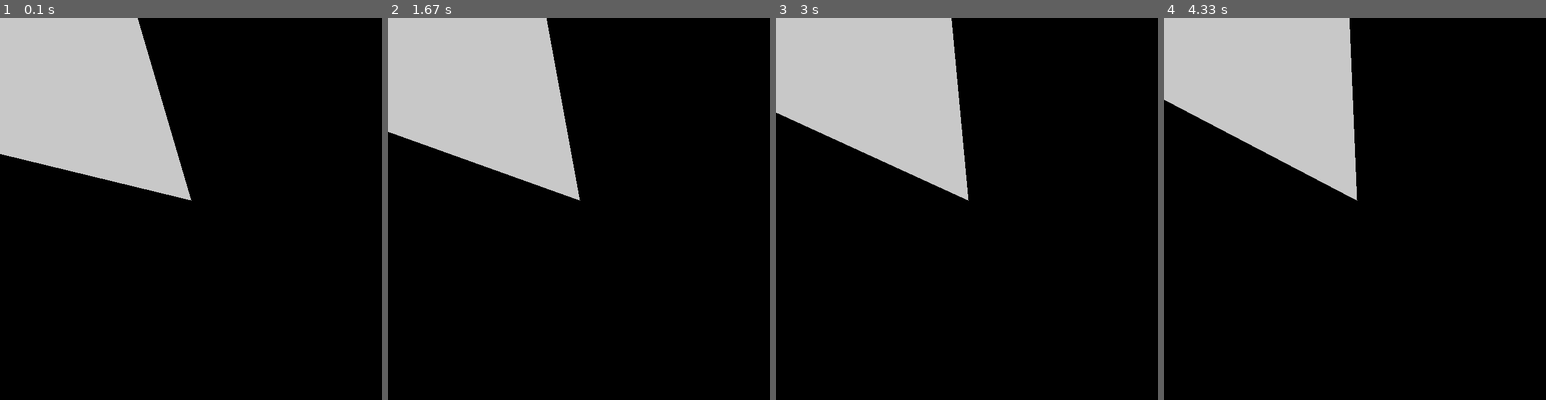
Above: before the commit, frames 1-4 (left to right).
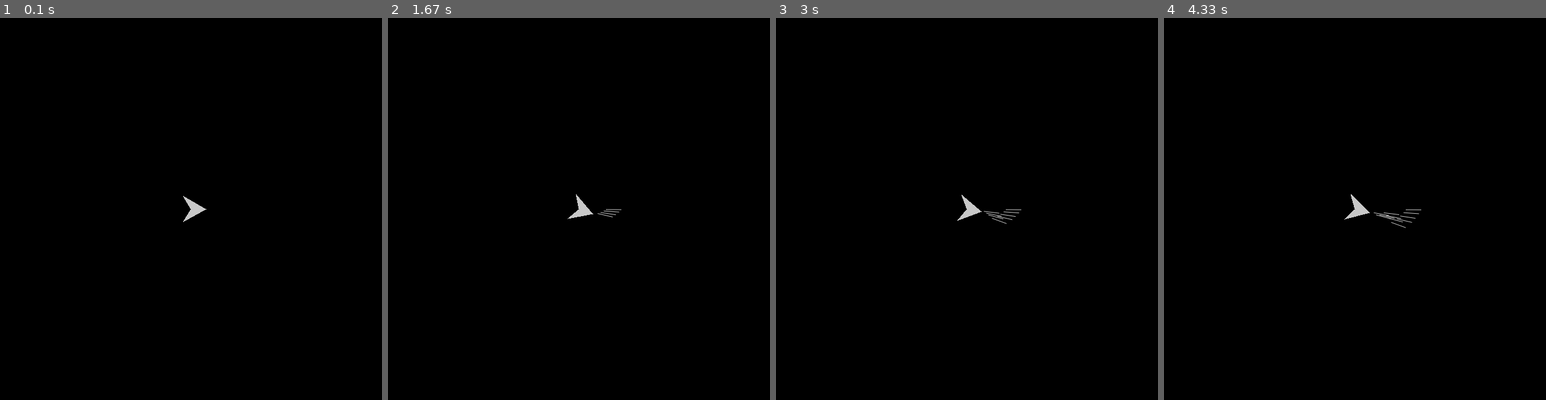
Above: after the commit, the same moments.

Repository: BaileyWaldorf/astroids-pygame
Game: pygame game, started from game.py
The game is run twice, just before and just after one commit, with the same random seed, the same clock (stepped at 60 frames per second) and the same inputs.
Inputs:
- Up to frame 1 (0.1 s): no input
- Up to frame 2 (1.67 s): hold Space 0.33-0.8 s; hold Right 0.33-0.8 s; hold Right 0.83-1.3 s; tap Space at 0.9, 1.2, 1.4 s; hold Right from 1.33 s (still down)
- Up to frame 3 (3 s): tap Space at 1.7, 1.9, 2.2, 2.47, 2.77, 2.9 s; release Right at 1.8 s; hold Left 1.83-2.37 s; hold Left 2.4-2.8 s; hold Right from 2.83 s (still down)
- Up to frame 4 (4.33 s): tap Space at 3.2, 3.57, 3.87, 4.07 s; release Right at 3.47 s; hold Left 3.5-3.97 s; hold Right from 4 s (still down)

The runs differ from the first frame. In frame 1, 18% of the frame differs, in the area x 0-55%, y 0-54%; in frame 2, 18%; in frame 3, 17%; in frame 4, 17%.

Commit message:
finished ship and bullets

Diff:
--- a/game.py
+++ b/game.py
@@ -1,4 +1,4 @@
-import pygame, sys, math
+import pygame, sys, math, os, sys, time
 
 class Spaceship():
 
@@ -8,40 +8,31 @@
             self.y = y
 
         def rotate(self, angle, Cx, Cy):
-            print(angle)
-            print("old x = ", (320 - self.x))
-            print("old y = ", (320 - self.y))
             newx = math.cos(math.radians(angle)) * (self.x - Cx) - math.sin(math.radians(angle)) * (self.y - Cy) + Cx
             newy = math.sin(math.radians(angle)) * (self.x - Cx) + math.cos(math.radians(angle)) * (self.y - Cy) + Cy
             self.x = newx
             self.y = newy
 
-            print("new x = ", (320 - newx))
-            print("new y = ", (320 - newy))
-
     def __init__(self, Cx, Cy):
         self.Cx = Cx
         self.Cy = Cy
+        self.points = []
+        self.bullets = []
         self.angle = 0
-        self.points = []
-        self.r = 15
+        self.r = 25
 
         # define points on equilateral triangle
-        self.CX = Cx
-        self.CY = Cy - self.r
-        self.BX = self.CX * math.cos(math.radians(120)) - (self.CY * math.sin(math.radians(120)))
-        self.BY = self.CX * math.sin(math.radians(120)) + (self.CY * math.cos(math.radians(120)))
-        self.AX = self.CX * math.cos(math.radians(240)) - (self.CY * math.sin(math.radians(240)))
-        self.AY = self.CX * math.sin(math.radians(240)) + (self.CY * math.cos(math.radians(240)))
-
-        print("CX = ", self.CX)
-        print("CY = ", self.CY)
-        print("BX = ", self.BX)
-        print("BY = ", self.BY)
+        self.CX = self.r * math.cos(0) + self.Cx
+        self.CY = self.r * math.sin(0) + self.Cy
+        self.BX = self.r * math.cos((1/3)*(2*math.pi)) + self.Cx
+        self.BY = self.r * math.sin((1/3)*(2*math.pi)) + self.Cy
+        self.AX = self.r * math.cos((2/3)*(2*math.pi)) + self.Cx
+        self.AY = self.r * math.sin((2/3)*(2*math.pi)) + self.Cy
 
         # add points to object
         self.points.append(self.Point(self.CX, self.CY))
         self.points.append(self.Point(self.BX, self.BY))
+        self.points.append(self.Point(self.Cx, self.Cy))
         self.points.append(self.Point(self.AX, self.AY))
 
         self.pointList = []
@@ -59,11 +50,11 @@
 
     def rotateShip(self, direction, canvas):
         if direction == "left":
-            self.angle -= 1 % 360
+            self.angle = -.5
             self.rotatePoints()
             self.draw(canvas)
         if direction == "right":
-            self.angle += 1 % 360
+            self.angle = .5
             self.rotatePoints()
             self.draw(canvas)
 
@@ -71,37 +62,68 @@
         for point in self.points:
             point.rotate(self.angle, self.Cx, self.Cy)
 
-    def radius(self, x, y):
-        newX = x - self.Cx
-        newY = y - self.Cy
-        return math.sqrt((newX * newX) + (newY * newY))
+    def shoot(self):
+        tipx = self.pointList[0][0]
+        tipy = self.pointList[0][1]
+        diffx = (320 - tipx)*-1
+        diffy = (320 - tipy)*-1
+        self.bullets.append([(tipx, tipy), (tipx + diffx, tipy + diffy), (diffx, diffy)])
 
+    def updateBullets(self, speed):
+        index = 0
+        for bullet in self.bullets:
+            diffx = bullet[2][0]
+            diffy = bullet[2][1]
 
+            x1 = bullet[0][0]
+            y1 = bullet[0][1]
+            bullet[0] = (x1 + diffx/speed, y1 + diffy/speed)
+
+            x2 = bullet[1][0]
+            y2 = bullet[1][1]
+            bullet[1] = (x2 + diffx/speed, y2 + diffy/speed)
+            pygame.draw.aaline(canvas, (200,200,200), bullet[0], bullet[1])
+
+            # if bullets go off screen, stop drawing them
+            if not (x1 > 0 and x1 < 640 and y1 > 0 and y1 < 640):
+                print(self.bullets[index])
+                del self.bullets[index]
+            index = index + 1
 
 pygame.init()
 
 size = width, height = 640, 640
-speed = [2, 2]
 black = 0, 0, 0
 
 canvas = pygame.display.set_mode(size)
 ship = Spaceship(width/2, height/2)
+lastTime = 0
+interval = 200
+bulletSpeed = 50
 
 while True:
+
+    keys = pygame.key.get_pressed()
+    if keys[pygame.K_LEFT]:
+        # print("left key pressed")
+        ship.rotateShip("left", canvas)
+    if keys[pygame.K_RIGHT]:
+        # print("right key pressed")
+        ship.rotateShip("right", canvas)
+    if keys[pygame.K_SPACE] and (int(round(time.time() * 1000)) > lastTime + interval):
+        lastTime = int(round(time.time() * 1000))
+        # print("space key pressed")
+        ship.shoot()
+
     for event in pygame.event.get():
         if event.type == pygame.QUIT:
             pygame.quit()
             sys.exit()
 
-        if event.type == pygame.KEYDOWN:
-            if event.key == pygame.K_LEFT:
-                ship.rotateShip("left", canvas)
-            if event.key == pygame.K_RIGHT:
-                ship.rotateShip("right", canvas)
-
-
     canvas.fill(black)
     ship.draw(canvas)
+    ship.updateBullets(bulletSpeed)
+
     pygame.display.flip()
     # canvas.blit(ball, ballrect)
     # pygame.display.flip()
